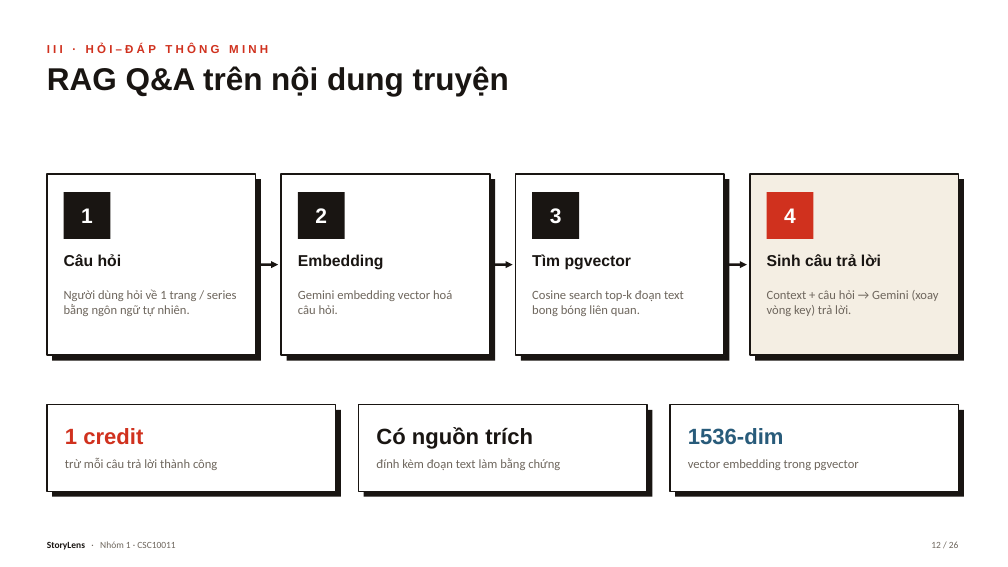
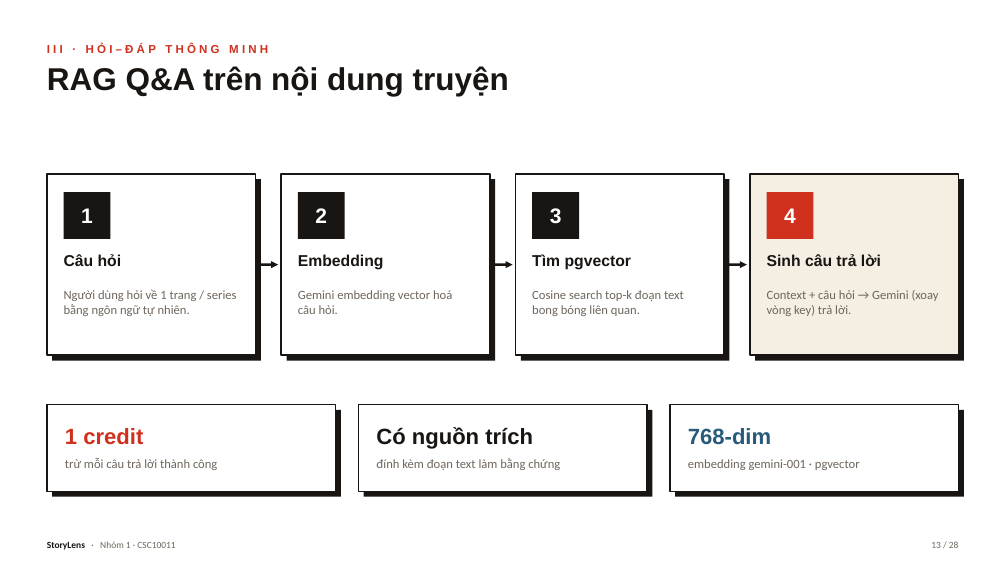
Before and after one commit to trungkiet2005/storylen, a slide deck: slide 13 of docs/presentation/StoryLens_Presentation.pptx (slide 12 before the commit). Drawn at 1008x567 pixels with LibreOffice and Linux fonts; fonts in the diff are those of the drawing. Boxes give left, top, right and bottom in pixels: in the first picture for what was removed or moved away, otherwise in the second. Text is boxed around its words. In the diff, an @@ line names an element or a change of style, - is before the commit and + after.

```diff
--- a/docs/presentation/StoryLens_Presentation.pptx
+++ b/docs/presentation/StoryLens_Presentation.pptx
@@ text at <box>688,428,771,445</box>: text changed @@
-1536-dim
+768-dim
@@ text at <box>688,459,860,470</box>: text changed @@
-vector embedding trong pgvector
+embedding gemini-001 · pgvector
```
Also in this commit, not shown: 25 other slides changed, 2 slides added, 13 other files.
